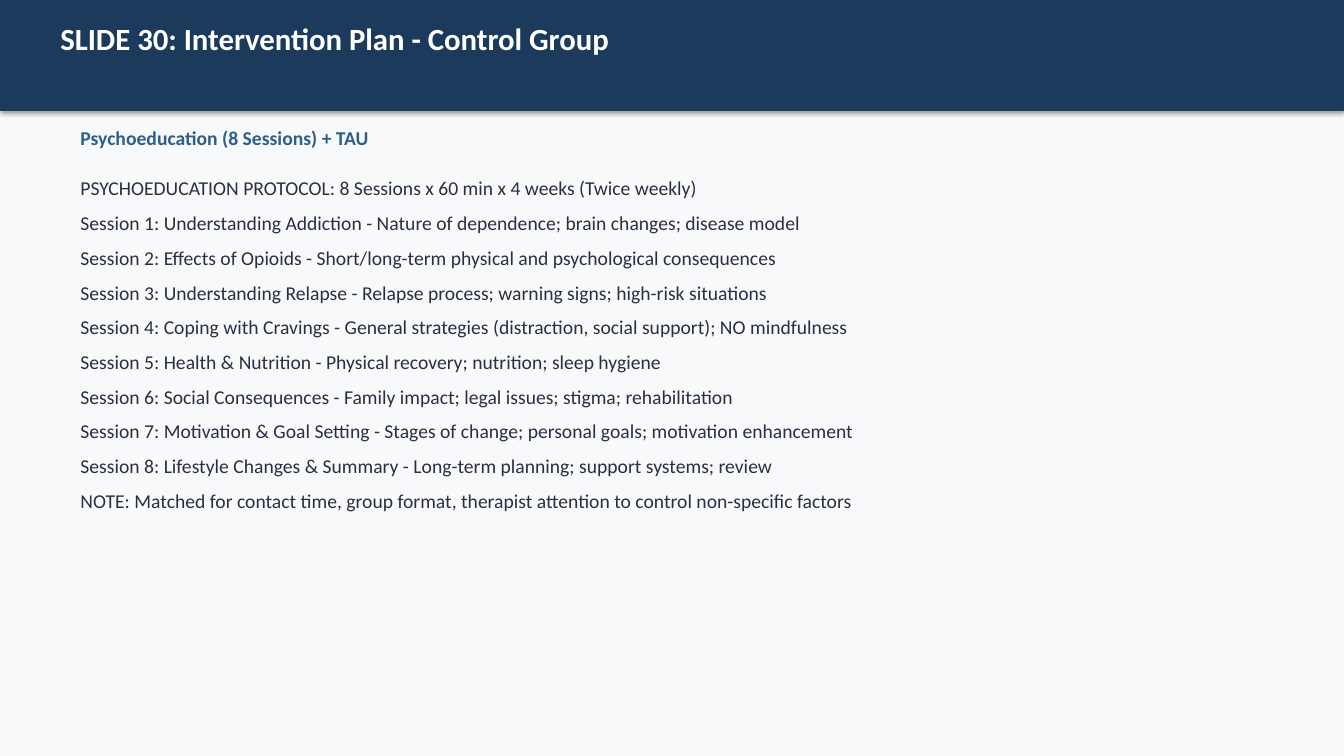
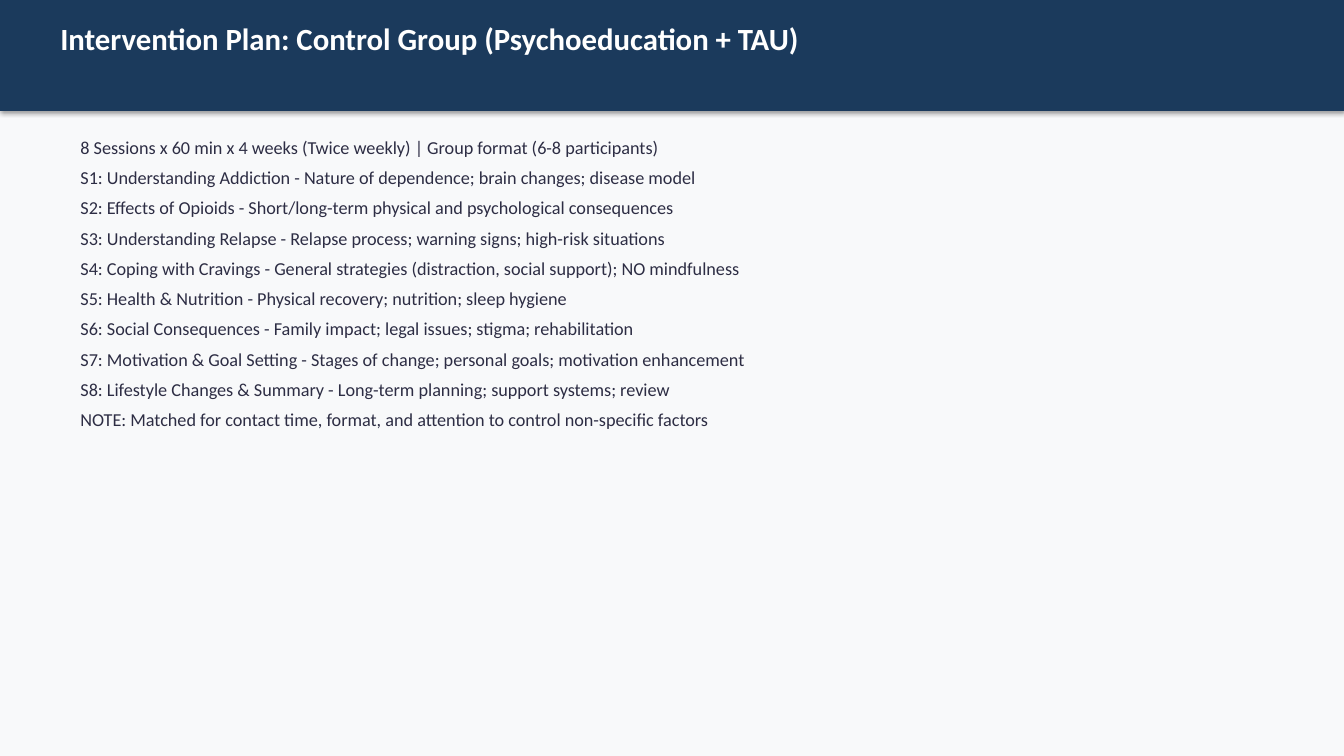
Before and after one commit to tejasdangodra786-byte/Dango-kiro, a slide deck: slide 28 of MBRP_Research_Synopsis_PPT.pptx (slide 30 before the commit). Drawn at 1344x756 pixels with LibreOffice and Linux fonts; fonts in the diff are those of the drawing. Boxes give left, top, right and bottom in pixels: in the first picture for what was removed or moved away, otherwise in the second. Text is boxed around its words. In the diff, an @@ line names an element or a change of style, - is before the commit and + after.

Commit message:
Update PPT: Literature Review now 5 detailed paragraph-style slides (38 slides total)

```diff
--- a/MBRP_Research_Synopsis_PPT.pptx
+++ b/MBRP_Research_Synopsis_PPT.pptx
@@ text at box(60, 27, 799, 55): text changed @@
-SLIDE 30: Intervention Plan - Control Group
+Intervention Plan: Control Group (Psychoeducation + TAU)
@@ text at box(80, 141, 744, 429): text changed; size 14 to 13 pt @@
-PSYCHOEDUCATION PROTOCOL: 8 Sessions x 60 min x 4 weeks (Twice weekly)
-Session 1: Understanding Addiction - Nature of dependence; brain changes; disease model
-Session 2: Effects of Opioids - Short/long-term physical and psychological consequences
-Session 3: Understanding Relapse - Relapse process; warning signs; high-risk situations
-Session 4: Coping with Cravings - General strategies (distraction, social support); NO mindfulness
-Session 5: Health & Nutrition - Physical recovery; nutrition; sleep hygiene
-Session 6: Social Consequences - Family impact; legal issues; stigma; rehabilitation
-Session 7: Motivation & Goal Setting - Stages of change; personal goals; motivation enhancement
-Session 8: Lifestyle Changes & Summary - Long-term planning; support systems; review
-NOTE: Matched for contact time, group format, therapist attention to control non-specific factors
+8 Sessions x 60 min x 4 weeks (Twice weekly) | Group format (6-8 participants)
+S1: Understanding Addiction - Nature of dependence; brain changes; disease model
+S2: Effects of Opioids - Short/long-term physical and psychological consequences
+S3: Understanding Relapse - Relapse process; warning signs; high-risk situations
+S4: Coping with Cravings - General strategies (distraction, social support); NO mindfulness
+S5: Health & Nutrition - Physical recovery; nutrition; sleep hygiene
+S6: Social Consequences - Family impact; legal issues; stigma; rehabilitation
+S7: Motivation & Goal Setting - Stages of change; personal goals; motivation enhancement
+S8: Lifestyle Changes & Summary - Long-term planning; support systems; review
+NOTE: Matched for contact time, format, and attention to control non-specific factors
@@ text removed at box(80, 130, 369, 148) @@
-Psychoeducation (8 Sessions) + TAU
```
Also in this commit, not shown: 33 other slides changed, 4 slides added, 6 slides removed, 1 other file.
